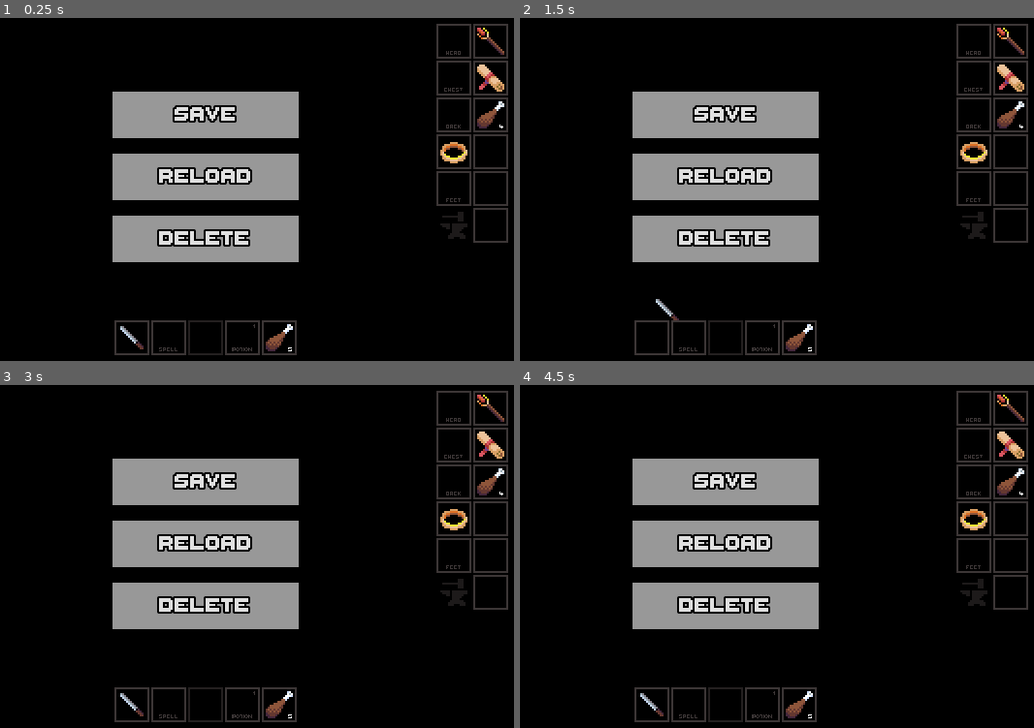
Above: before the commit, frames 1-4 (two rows, left to right).
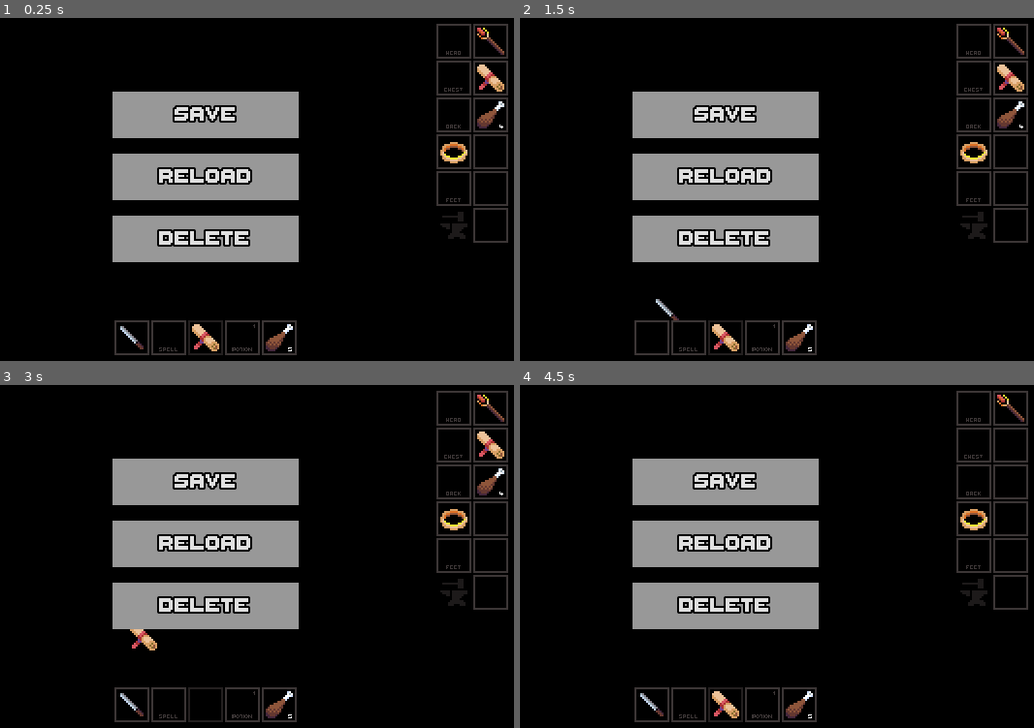
Above: after the commit, the same moments.

Repository: berubejd/GodotInventory
Game: Godot game, scene res://Main.tscn
Same seed, same stepped clock (60 frames per second), same inputs: the game is played once before the commit and once after it.
Inputs (mouse positions are in pixels of both pictures, inside the frame that each line leads up to):
- Up to frame 1 (0.25 s): no input
- Up to frame 2 (1.5 s): tap Enter at 0.5 s; drag from (653, 336) to (787, 110) at 0.52 s; drag from (653, 336) to (694, 258) at 1.27 s
- Up to frame 3 (3 s): move the mouse to (169, 703) at 2.02 s; tap 0 at 2.1 s; click (169, 703) at 2.17 s; tap Space at 2.75 s; drag from (205, 703) to (20, 501) at 2.77 s
- Up to frame 4 (4.5 s): click "Save" at 3.5 s; click "Reload" at 4.25 s

The runs differ from the first frame. In frame 1, 0.2% of the frame differs, in the area x 37-43%, y 89-98%; in frame 2, 0.2%; in frame 3, 0.2%; in frame 4, 0.6%, in the area x 37-99%, y 13-98%.

Commit message:
Fixes for disabled slot save loading

Diff:
--- a/Inventory/Bag.gd
+++ b/Inventory/Bag.gd
@@ -7,7 +7,7 @@
 	# Wait for scene tree has been built before trying to collet children
 	yield(get_tree(), "idle_frame")
 
-	# Create array of slots in bag - I don't think we use this?
+	# Create array of slots in bag
 	slots = self.get_children()
 
 
--- a/Inventory/Inventory.gd
+++ b/Inventory/Inventory.gd
@@ -83,7 +83,7 @@
 	return true
 
 
-func put_away_item(item_id, count, slot, save, announce):
+func put_away_item(item_id, count, slot, save, announce, override = false):
 	yield(get_tree(), "idle_frame")
 
 	var item_instance = item_preload.instance()
@@ -92,7 +92,7 @@
 	if not item_instance.initialize(item_id, count):
 		return INV_ERROR
 
-	count = yield(slot.add_item(item_instance), "completed")
+	count = yield(slot.add_item(item_instance, override), "completed")
 
 	if save:
 		SaveGame.emit_signal("save_game")
@@ -120,10 +120,7 @@
 
 	# Programmatically add an item to the "disabled" slot that can't be returned from slot once removed
 	var disabled_slot = find_node("Slot")
-	var item_instance = item_preload.instance()
-
-	item_instance.initialize("fireball", 1)
-	yield(disabled_slot.add_item(item_instance, true), "completed")
+	yield(put_away_item("fireball", 1, disabled_slot, false, false, true), "completed")
 
 	SaveGame.emit_signal("save_game")
 
@@ -158,4 +155,8 @@
 		var new_item = data[slot_name]
 
 		if _slot:
-			put_away_item(new_item["id"], new_item["count"], _slot, false, false)
+			if _slot.item:
+				var old_item = _slot.clear_slot()
+				old_item.queue_free()
+
+			yield(put_away_item(new_item["id"], new_item["count"], _slot, false, false, true), "completed")
